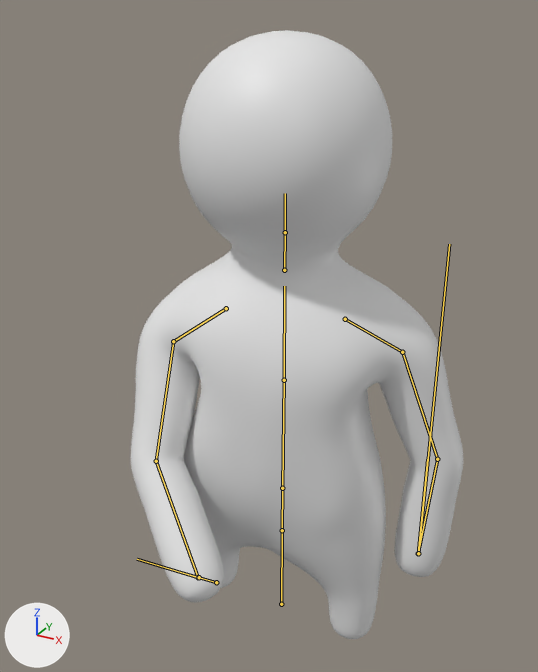
The FBX model Assets/Unit/guy.fbx: old version first, new version second.
Rendered twice from a 50 mm camera at (0.917, -1.758, 1.876) aimed at (-0.049, -0.002, 0.998). The lights are fixed; the arrows at lower left show +X, +Y and +Z. Both versions are drawn at frame 7 of the action 'Armature|sword1'; the numbers are the values there. The bones that bend it are drawn over the model as lines.

The first picture shows 'guy'.
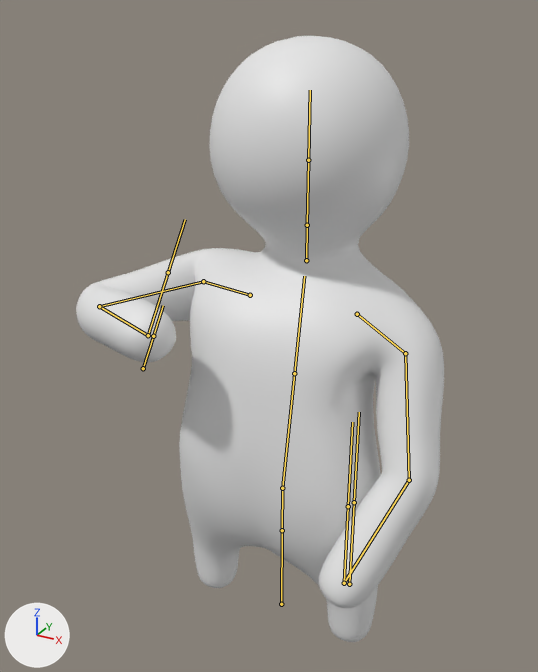
Scene script edits in JSON lines:
```json
{"block": "bone_core", "where": "bone_core = bpy.data.objects['Armature'].pose.bones['core']  # child of 'hip'"}
{"op": "set", "path": "bone_core.location", "old": "(0.0, 0.0, 0.0)", "new": "(0.014, 0.0, -0.005)"}
{"op": "set", "path": "bone_core.rotation_quaternion", "old": "(0.991, -0.013, 0.131, 0.002)", "new": "(0.994, -0.105, 0.022, 0.002)", "note": "degrees (-2, 15, 0) -> degrees (-12, 2, 0)"}
{"block": "bone_chest", "where": "bone_chest = bpy.data.objects['Armature'].pose.bones['chest']  # child of 'core'"}
{"op": "set", "path": "bone_chest.rotation_quaternion", "old": "(1.0, 0.026, 0.0, 0.0)", "new": "(1.0, 0.0, 0.0, 0.0)", "note": "degrees (3, 0, 0) -> degrees (0, 0, 0)"}
{"block": "bone_neck", "where": "bone_neck = bpy.data.objects['Armature'].pose.bones['neck']  # child of 'chest'"}
{"op": "set", "path": "bone_neck.rotation_quaternion", "old": "(0.991, -0.013, -0.131, 0.002)", "new": "(0.994, 0.105, -0.022, -0.002)", "note": "degrees (-2, -15, 0) -> degrees (12, -2, -1)"}
{"block": "bone_shoulder_l", "where": "bone_shoulder_l = bpy.data.objects['Armature'].pose.bones['shoulder.l']  # child of 'chest'"}
{"op": "set", "path": "bone_shoulder_l.rotation_quaternion", "old": "(0.995, 0.01, -0.003, -0.102)", "new": "(0.993, 0.053, -0.017, -0.106)", "note": "degrees (1, 0, -12) -> degrees (6, -1, -12)"}
{"block": "bone_arm_l", "where": "bone_arm_l = bpy.data.objects['Armature'].pose.bones['arm.l']  # child of 'shoulder.l'"}
{"op": "set", "path": "bone_arm_l.rotation_quaternion", "old": "(0.959, 0.016, 0.0, -0.281)", "new": "(0.94, 0.089, -0.001, -0.329)", "note": "degrees (2, 1, -33) -> degrees (10, 3, -38)"}
{"block": "bone_forearm_l", "where": "bone_forearm_l = bpy.data.objects['Armature'].pose.bones['forearm.l']  # child of 'arm.l'"}
{"op": "set", "path": "bone_forearm_l.rotation_quaternion", "old": "(0.975, 0.012, 0.0, -0.221)", "new": "(0.959, 0.072, 0.0, -0.274)", "note": "degrees (1, 0, -26) -> degrees (8, 2, -32)"}
{"block": "bone_shoulder_r", "where": "bone_shoulder_r = bpy.data.objects['Armature'].pose.bones['shoulder.r']  # child of 'chest'"}
{"op": "set", "path": "bone_shoulder_r.rotation_quaternion", "old": "(0.975, 0.152, 0.037, 0.159)", "new": "(0.977, -0.046, 0.117, -0.17)", "note": "degrees (18, 1, 19) -> degrees (-8, 12, -21)"}
{"block": "bone_arm_r", "where": "bone_arm_r = bpy.data.objects['Armature'].pose.bones['arm.r']  # child of 'shoulder.r'"}
{"op": "set", "path": "bone_arm_r.rotation_quaternion", "old": "(0.927, 0.189, 0.006, 0.324)", "new": "(0.857, 0.467, 0.007, 0.216)", "note": "degrees (21, -6, 37) -> degrees (55, -11, 23)"}
{"block": "bone_forearm_r", "where": "bone_forearm_r = bpy.data.objects['Armature'].pose.bones['forearm.r']  # child of 'arm.r'"}
{"op": "set", "path": "bone_forearm_r.rotation_quaternion", "old": "(0.963, 0.133, 0.001, 0.234)", "new": "(0.695, 0.644, 0.001, 0.319)", "note": "degrees (15, -3, 27) -> degrees (79, -24, 29)"}
```

Changed parts and their boxes (x1, y1, x2, y2) in the pictures (538 x 672 px):
```json
{"object": "guy", "change": "posed", "before": [131, 30, 463, 639], "after": [76, 36, 444, 642], "on screen": "11% wider"}
{"bone": "core", "before": "(282, 488) to (284, 380)", "after": "(282, 488) to (294, 373)"}
{"bone": "chest", "before": "(284, 380) to (284, 286)", "after": "(294, 373) to (304, 276)"}
{"bone": "neck", "before": "(284, 270) to (285, 232)", "after": "(306, 260) to (307, 225)"}
{"bone": "shoulder.l", "before": "(345, 319) to (402, 352)", "after": "(357, 314) to (405, 353)"}
{"bone": "arm.l", "before": "(402, 352) to (437, 459)", "after": "(405, 353) to (409, 480)"}
{"bone": "forearm.l", "before": "(437, 459) to (418, 553)", "after": "(409, 480) to (344, 583)"}
{"bone": "shoulder.r", "before": "(226, 308) to (173, 341)", "after": "(250, 295) to (203, 281)"}
{"bone": "arm.r", "before": "(173, 341) to (156, 461)", "after": "(203, 281) to (99, 306)"}
{"bone": "forearm.r", "before": "(156, 461) to (198, 577)", "after": "(99, 306) to (148, 335)"}
```
